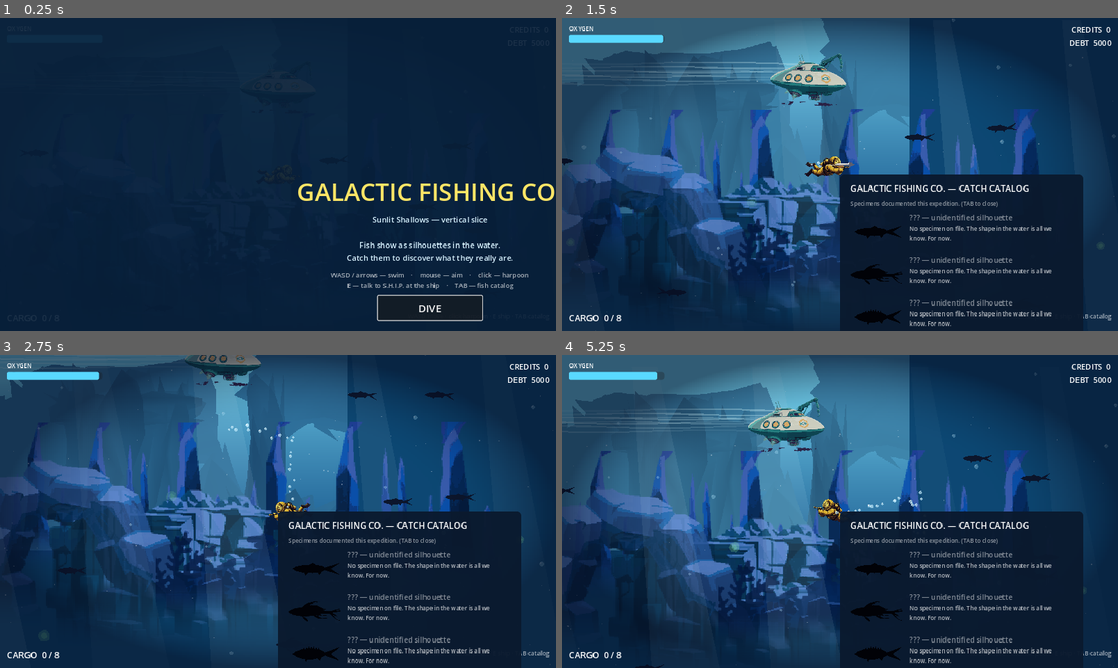
Above: before the commit, frames 1-4 (two rows, left to right).
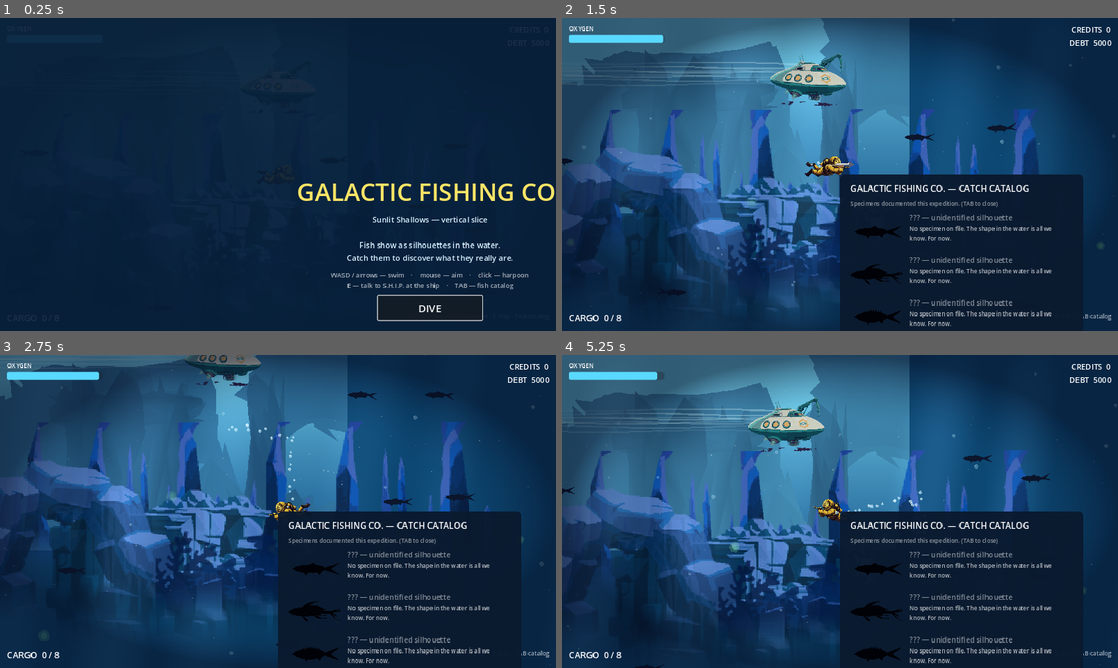
Above: after the commit, the same moments.

Repository: Chowwyie/galactic-fishing-co
Game: Godot game, scene res://scenes/main.tscn
Same seed, same stepped clock (60 frames per second), same inputs: the game is played once before the commit and once after it.
Inputs (mouse positions are in pixels of both pictures, inside the frame that each line leads up to):
- Up to frame 1 (0.25 s): no input
- Up to frame 2 (1.5 s): click "DIVE" at 0.5 s; tap Enter at 1.25 s; move the mouse to (962, 158) at 1.27 s; hold D from 1.28 s (still down); tap Tab at 1.35 s; click (962, 158) at 1.42 s
- Up to frame 3 (2.75 s): move the mouse to (166, 527) at 2.02 s; release D at 2.03 s; hold S from 2.03 s (still down); tap E at 2.1 s
- Up to frame 4 (5.25 s): move the mouse to (895, 442) at 2.77 s; release S at 2.78 s; hold D 2.78-3.53 s; tap Tab at 2.85, 4.35 s; move the mouse to (812, 574) at 3.52 s; hold W 3.53-4.28 s; tap E at 3.6, 5.1 s; click (812, 574) at 3.67 s; move the mouse to (1006, 558) at 4.27 s; hold A from 4.28 s (still down); move the mouse to (673, 464) at 5.02 s

The runs differ from the first frame. In frame 2, 1.7% of the frame differs, in the area x 26-34%, y 19-72%; in frame 3, 0.2%; in frame 4, less than 0.1%.

Commit message:
Iter11: volumetric god-ray shafts (soft additive, depth-faded: strong at surface, gone by abyss)

Diff:
--- a/scripts/environment.gd
+++ b/scripts/environment.gd
@@ -144,19 +144,24 @@
 		add_child(_spr(rip, pr2, rng.randf_range(1.5, 2.5), Color(1, 1, 1, 0.35)))
 
 func _build_rays() -> void:
-	for i in range(7):
-		var poly := Polygon2D.new()
-		var x := 120.0 + i * 380.0 + randf_range(-60, 60)
-		var top_w := randf_range(40, 90)
-		var bot_w := top_w + randf_range(120, 220)
-		var slant := 160.0
-		poly.polygon = PackedVector2Array([
-			Vector2(x - top_w * 0.5, -120), Vector2(x + top_w * 0.5, -120),
-			Vector2(x + slant + bot_w * 0.5, 1050), Vector2(x + slant - bot_w * 0.5, 1050),
-		])
-		poly.color = Color(0.82, 0.96, 1.0, 0.10)
-		add_child(poly)
-		rays.append({"node": poly, "phase": randf() * TAU, "speed": randf_range(0.4, 0.9)})
+	# Volumetric god-ray shafts: soft additive sprites, strongest near the
+	# surface and fading to nothing with dive depth (see _process).
+	var tex: Texture2D = load("res://assets/sprites/shaft_soft.png")
+	for i in range(9):
+		var s := Sprite2D.new()
+		s.texture = tex
+		s.texture_filter = CanvasItem.TEXTURE_FILTER_LINEAR
+		var mat := CanvasItemMaterial.new()
+		mat.blend_mode = CanvasItemMaterial.BLEND_MODE_ADD
+		s.material = mat
+		var w := randf_range(170.0, 260.0)
+		s.scale = Vector2(w / 160.0, 1750.0 / 512.0)
+		s.position = Vector2(140.0 + i * 290.0 + randf_range(-70, 70), 640.0)
+		s.rotation = 0.15 + randf_range(-0.035, 0.035)
+		var base_a := randf_range(0.10, 0.17)
+		s.modulate = Color(0.62, 0.86, 1.0, base_a)
+		add_child(s)
+		rays.append({"node": s, "alpha": base_a, "phase": randf() * TAU, "speed": randf_range(0.35, 0.8)})
 
 func _build_surface() -> void:
 	# ripple shimmer bands seen from below, ping-ponging gently
@@ -209,8 +214,14 @@
 	if get_tree().paused:
 		return
 	t += delta
+	var cam_y := 750.0
+	if game != null and game.player != null and game.player.cam != null:
+		cam_y = game.player.cam.get_screen_center_position().y
+	# God rays: full strength near the surface, gone by the abyss.
+	var ray_f := 1.0 - smoothstep(300.0, 1150.0, cam_y)
 	for r in rays:
-		(r["node"] as Polygon2D).modulate.a = 0.65 + 0.35 * sin(t * r["speed"] + r["phase"])
+		var rn: Sprite2D = r["node"]
+		rn.modulate.a = r["alpha"] * (0.7 + 0.3 * sin(t * r["speed"] + r["phase"])) * ray_f
 	for b in bands:
 		var n: Sprite2D = b["node"]
 		n.position.x = 640.0 + sin(t * b["speed"] + b["phase"]) * b["amp"]
Binary file added: assets/sprites/shaft_soft.png
